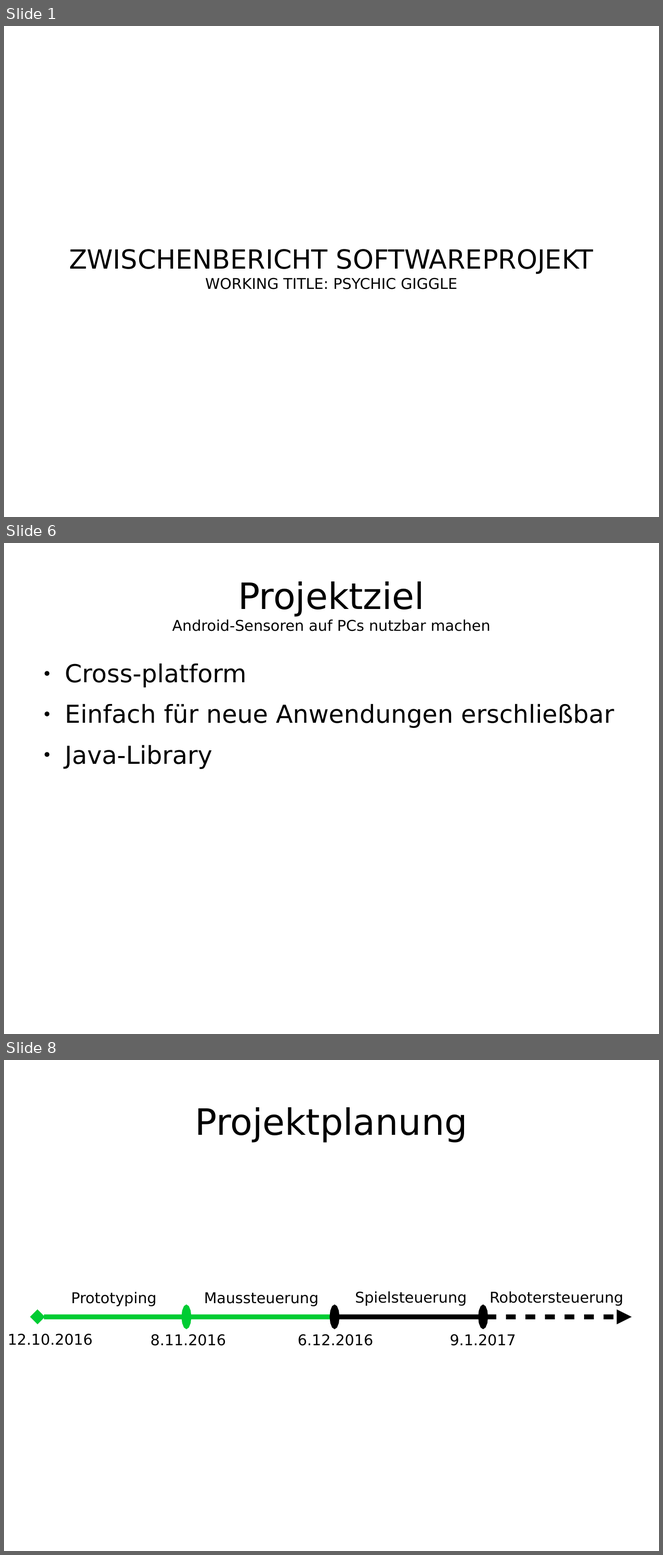
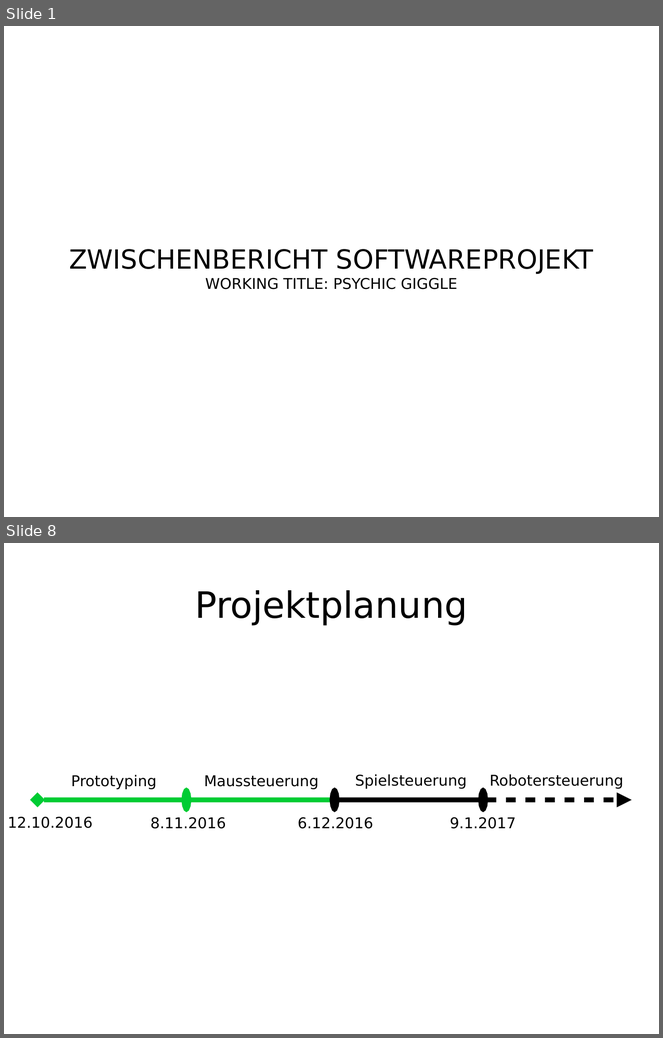
Before and after one commit to enra64/psychic-giggle, a slide deck: zwischenstand anfang dezember.odp. Shown one above the other, each under a label of ours: slides 1, 6 and 8 before the commit, slides 1 and 8 after it; the slides between them are not shown. The pictures are 663x1555 and 663x1038 pixels, drawn with LibreOffice and Linux fonts; fonts in the diff are those of the drawing. Boxes give left, top, right and bottom in pixels: in the first picture for what was removed or moved away, otherwise in the second. Text is boxed around its words. In the diff, an @@ line names an element or a change of style, - is before the commit and + after.

```diff
--- a/zwischenstand anfang dezember.odp
+++ b/zwischenstand anfang dezember.odp
@@ slide 6 removed at box(4, 543, 659, 1034), background #FFFFFF @@
@@ title removed at box(172, 581, 491, 631) @@
-Projektziel
-Android-Sensoren auf PCs nutzbar machen
@@ text removed at box(65, 663, 614, 769) @@
-● Cross-platform
-● Einfach für neue Anwendungen erschließbar
-● Java-Library
```
Also in this commit, not shown: 7 slides changed, 6 slides added, 1 other file.
